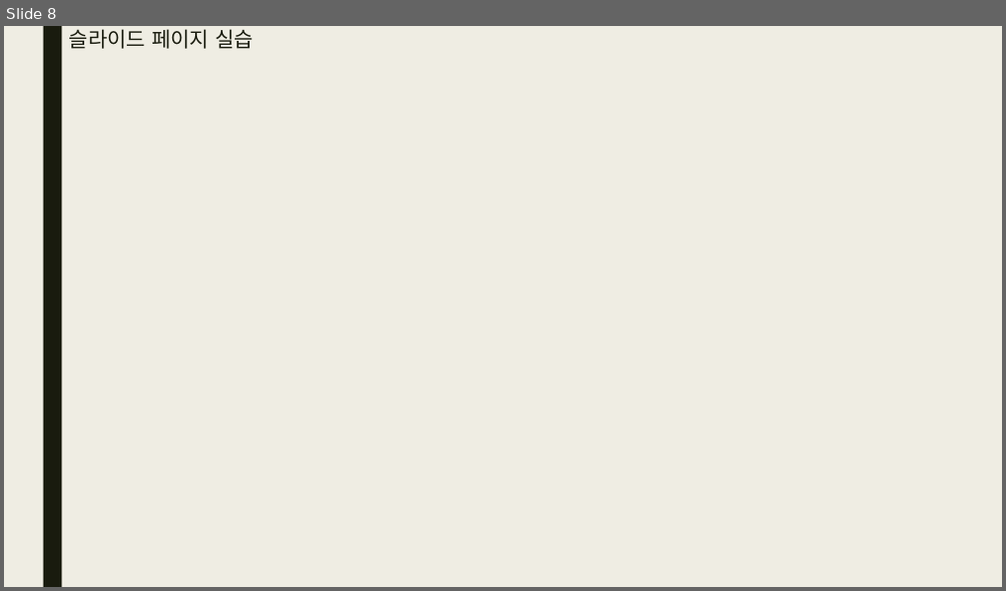
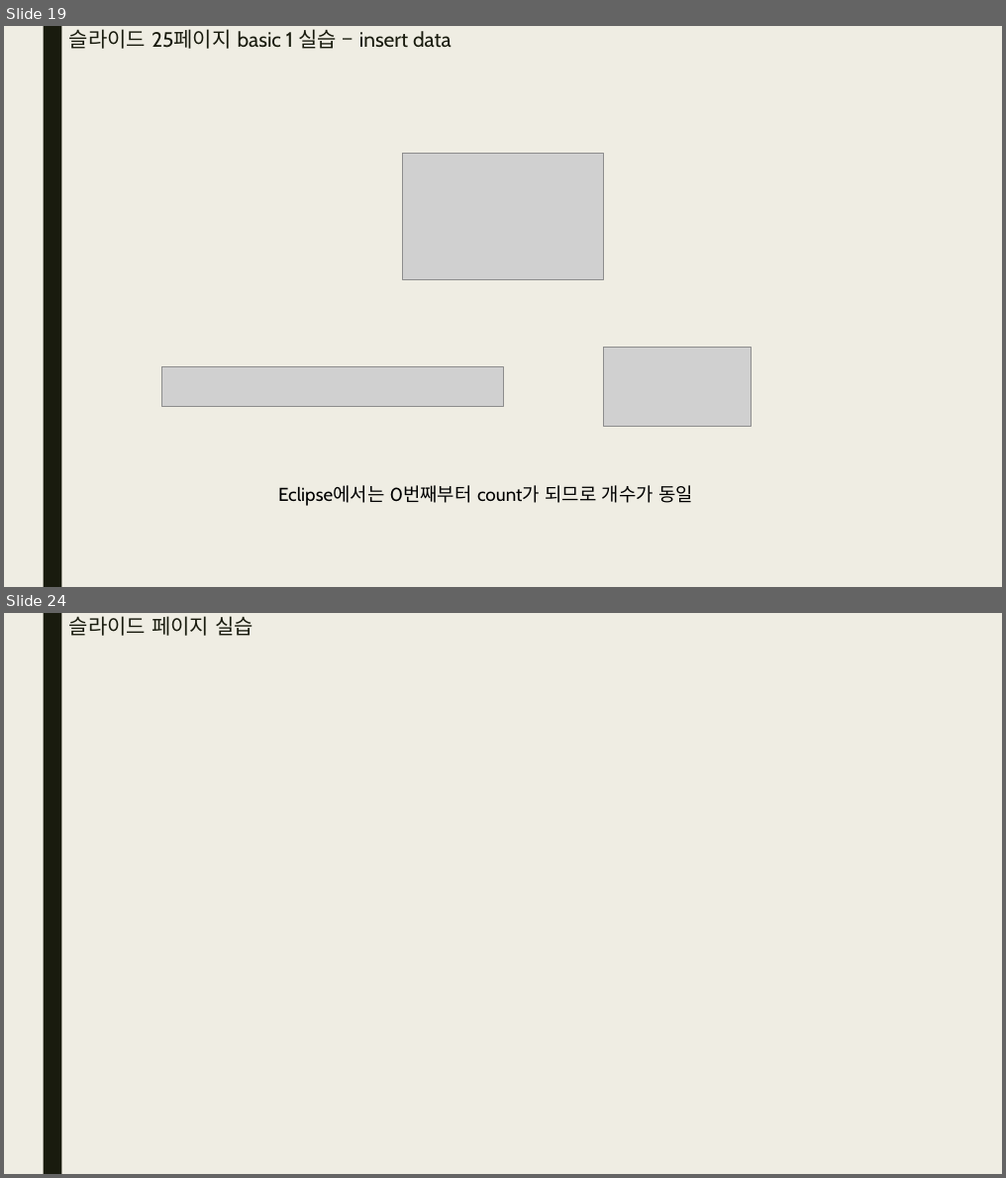
Before and after one commit to bino0130/politec-database, a slide deck: 데이터베이스프로그래밍 과제/20230509 데이터베이스 2강 과제.pptx. Shown one above the other, each under a label of ours: slide 8 before the commit, slides 19 and 24 after it; the slides between them are not shown. The pictures are 1006x591 and 1006x1178 pixels, drawn with LibreOffice and Linux fonts; fonts in the diff are those of the drawing; grey boxes stand for pictures. Boxes give left, top, right and bottom in pixels: in the first picture for what was removed or moved away, otherwise in the second. Text is boxed around its words. In the diff, an @@ line names an element or a change of style, - is before the commit and + after.

```diff
--- a/데이터베이스프로그래밍 과제/20230509 데이터베이스 2강 과제.pptx
+++ b/데이터베이스프로그래밍 과제/20230509 데이터베이스 2강 과제.pptx
@@ slide 19 added at [4,26,1002,587], background #EFEDE3; not listed: 1 template element that a slide beside it also shows @@
@@ title added at [69,29,451,49], 20 pt, text #191B0E @@
+슬라이드 25페이지 basic 1 실습 – insert data
@@ picture added at [403,154,604,279] @@
@@ picture added at [604,347,751,426] @@
@@ picture added at [162,368,503,406] @@
@@ text added at [278,485,693,506], 18 pt, text #000000 @@
+Eclipse에서는 0번째부터 count가 되므로 개수가 동일
@@ what was slide 8 is now slide 24 @@
```
Also in this commit, not shown: 6 slides changed, 17 other slides added.
